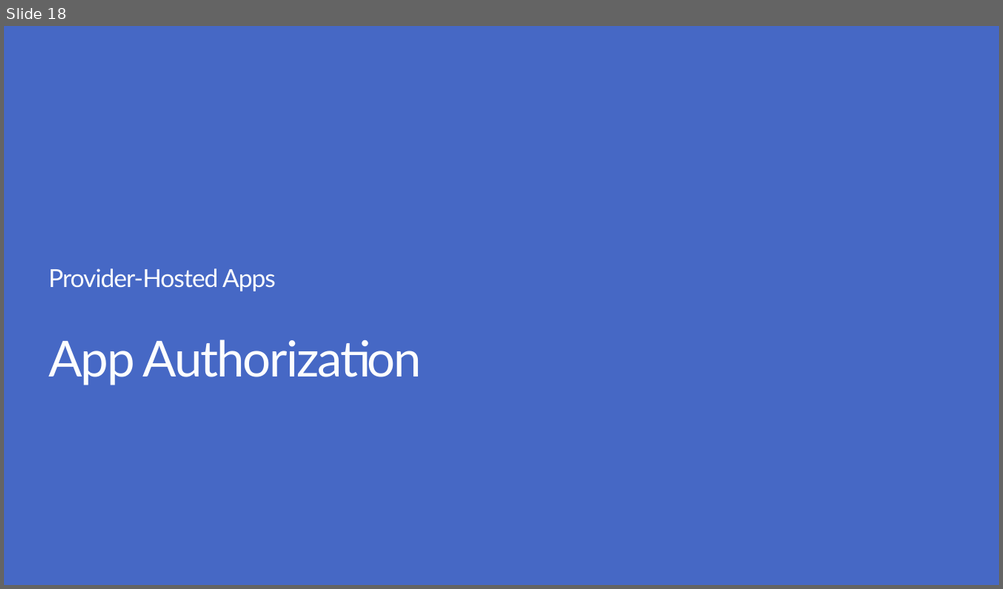
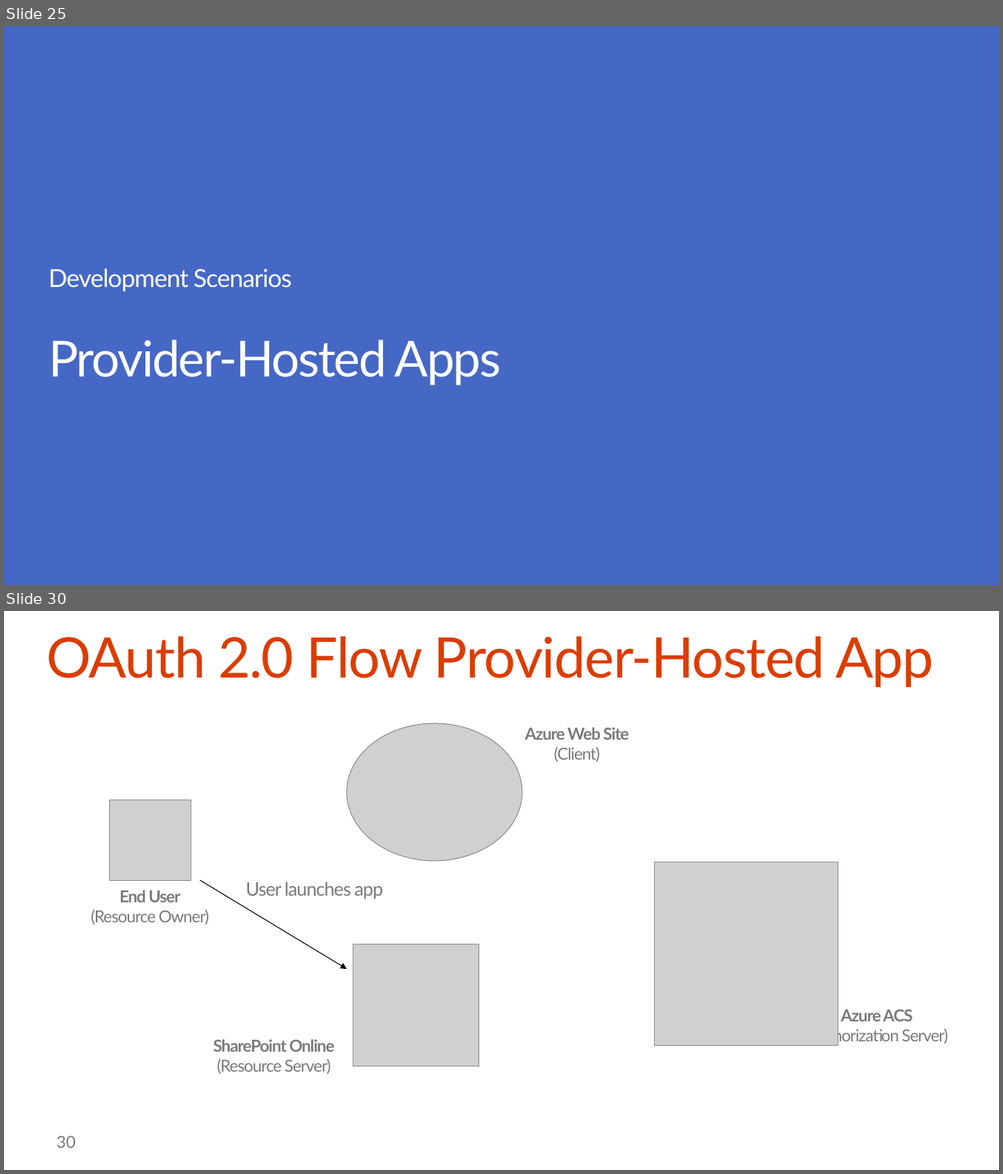
Before and after one commit to OfficeDev/TrainingContent, a slide deck: O3652-7 Deep Dive into Security and OAuth/O3652-7 Deep Dive into Security and OAuth.pptx. Shown one above the other, each under a label of ours: slide 18 before the commit, slides 25 and 30 after it; the slides between them are not shown. The pictures are 1003x589 and 1003x1174 pixels, drawn with LibreOffice and Linux fonts; fonts in the diff are those of the drawing; grey boxes stand for pictures; background and template pictures are left out. Boxes give left, top, right and bottom in pixels: in the first picture for what was removed or moved away, otherwise in the second. Text is boxed around its words. In the diff, an @@ line names an element or a change of style, - is before the commit and + after.

```diff
--- a/O3652-7 Deep Dive into Security and OAuth/O3652-7 Deep Dive into Security and OAuth.pptx
+++ b/O3652-7 Deep Dive into Security and OAuth/O3652-7 Deep Dive into Security and OAuth.pptx
@@ slide 30 added at (x1=4, y1=611, x2=999, y2=1170), background #FFFFFF @@
@@ title added at (x1=46, y1=636, x2=933, y2=687), 54 pt, text #DC3C00 @@
+OAuth 2.0 Flow Provider-Hosted App
@@ picture added at (x1=347, y1=723, x2=522, y2=861) @@
@@ text added at (x1=525, y1=727, x2=629, y2=762), 16 pt, text #797A7D, bold @@
+Azure Web Site
+(Client)
@@ picture added at (x1=109, y1=800, x2=190, y2=880) @@
@@ picture added at (x1=654, y1=862, x2=838, y2=1046) @@
@@ text added at (x1=91, y1=890, x2=209, y2=925), 16 pt, text #797A7D @@
+End User
+(Resource Owner)
@@ arrow added from (200, 880) to (347, 969), #000000 0.75 pt @@
@@ text added at (x1=246, y1=882, x2=383, y2=899), 18 pt, text #797A7D @@
+User launches app
@@ picture added at (x1=353, y1=945, x2=479, y2=1067) @@
@@ text added at (x1=805, y1=1009, x2=948, y2=1045), 16 pt, text #797A7D @@
+Azure ACS
+(Authorization Server)
@@ text added at (x1=213, y1=1039, x2=334, y2=1074), 16 pt, text #797A7D, bold @@
+SharePoint Online
+(Resource Server)
@@ page number added at (x1=57, y1=1136, x2=76, y2=1148), 16 pt, text #797A7D @@
+30
@@ what was slide 18 is now slide 25 @@
@@ slide 25 changed as well @@
@@ subtitle at (x1=48, y1=269, x2=292, y2=292): text changed @@
-Provider-Hosted Apps
+Development Scenarios
@@ title at (x1=48, y1=340, x2=501, y2=386): text changed @@
-App Authorization
+Provider-Hosted Apps
```
Also in this commit, not shown: 12 other slides changed, 48 other slides added, 13 slides removed.
